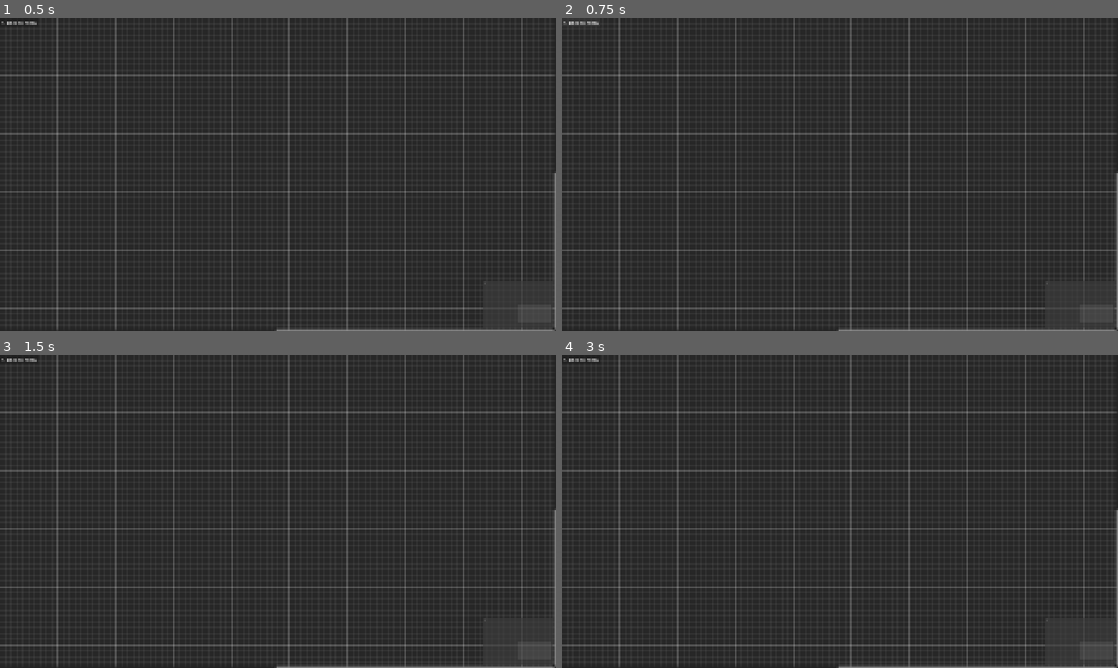
Above: before the commit, frames 1-4 (two rows, left to right).
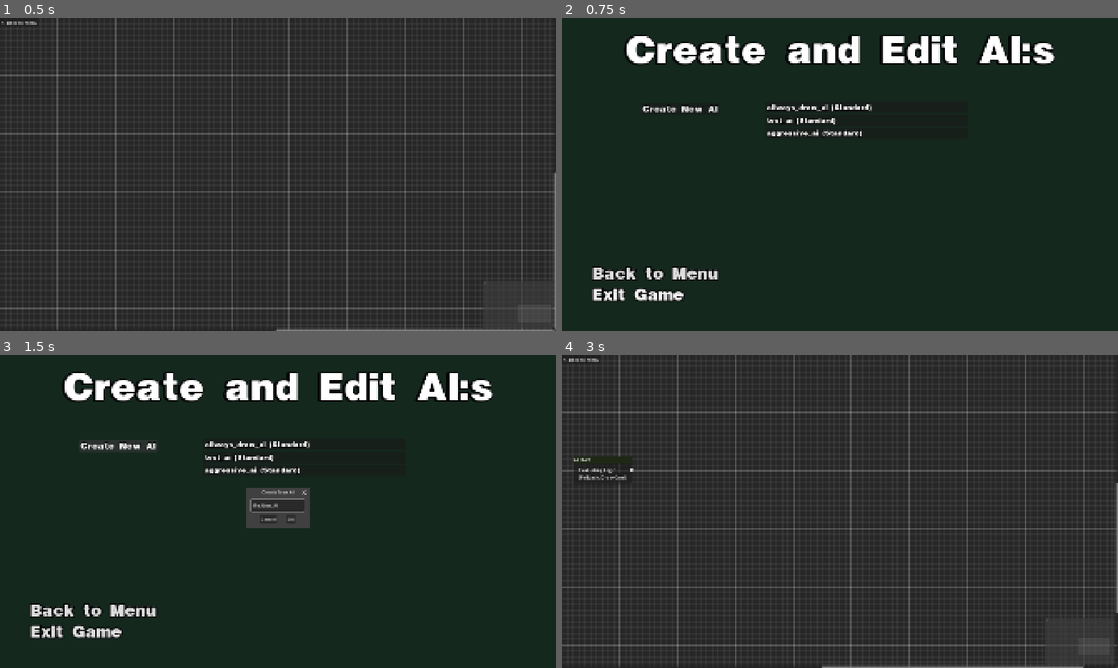
Above: after the commit, the same moments.

Repository: JontePonte/UNO-utlimate-ai-simulator
Game: Godot game, scene res://ai_editor/AIEditor.tscn
Same seed, same stepped clock (60 frames per second), same inputs: the game is played once before the commit and once after it. This scene is started directly instead of the project's main scene.
Inputs (mouse positions are in pixels of both pictures, inside the frame that each line leads up to):
- Up to frame 1 (0.5 s): no input
- Up to frame 2 (0.75 s): click "<- Back to Menu" at 0.5 s
- Up to frame 3 (1.5 s): click (116, 445) at 1.25 s, where only the run after the commit has a clickable "Create New AI"
- Up to frame 4 (3 s): click (678, 445) at 2 s, where only the run after the commit has a clickable "Create New AI"; click (851, 517) at 2.75 s, where only the run after the commit has a clickable "OK"

Frame 1 is identical in both runs. In frame 2, 54% of the frame differs, in the area x 0-100%, y 0-100%; in frame 3, 54%; in frame 4, 0.4%.

Commit message:
More qol fixes in editor

Diff:
--- a/uno-ultimate-ai-simulator/ai_editor/AIEditor.tscn
+++ b/uno-ultimate-ai-simulator/ai_editor/AIEditor.tscn
@@ -27,6 +27,7 @@
 grow_vertical = 2
 theme_override_styles/panel = SubResource("StyleBoxFlat_045bj")
 scroll_offset = Vector2(-40, -40)
+right_disconnects = true
 show_menu = false
 
 [node name="MarginContainer" type="MarginContainer" parent="." unique_id=2041601459]
--- a/uno-ultimate-ai-simulator/ai_editor/ai_editor.gd
+++ b/uno-ultimate-ai-simulator/ai_editor/ai_editor.gd
@@ -19,6 +19,7 @@
 
 	# Lyssna på när GraphEdit ber om en högerklicksmeny (popup_request)
 	graph_edit.popup_request.connect(_on_graph_edit_popup_request)
+	graph_edit.delete_nodes_request.connect(_on_delete_nodes_request)
 
 	# Sätt upp vår nya nod-meny
 	node_context_menu.add_item("Copy Node", 0)
@@ -30,6 +31,9 @@
 		_load_ai_graph(AiManager.file_to_edit)
 	else:
 		print("Ingen fil angiven, något blev fel i övergången.")
+
+	graph_edit.connection_request.connect(_on_connection_request)
+	graph_edit.disconnection_request.connect(_on_disconnection_request)
 
 # Den här funktionen kommer bygga hela trädet framöver
 func _load_ai_graph(file_name: String):
@@ -45,7 +49,7 @@
 
 	# 3. Placera den snyggt på vänster sida av duken (X=100, Y=200)
 	graph_edit.scroll_offset = Vector2.ZERO # Tvingar kameran till startpunkten
-	root.position_offset = Vector2(40, 40) # Lägger noden nära övre vänstra hörnet
+	root.position_offset = Vector2(40, 350)
 
 	root.gui_input.connect(_on_node_gui_input.bind(root))
 
@@ -53,8 +57,16 @@
 	# och lägger ut alla andra noder eleven har byggt!)
 	print("Förbereder GraphEdit för att senare läsa in: ", file_name)
 
+func _on_connection_request(from_node: StringName, from_port: int, to_node: StringName, to_port: int):
+	# Godkänn sladden och be GraphEdit att rita den permanent!
+	graph_edit.connect_node(from_node, from_port, to_node, to_port)
+
+func _on_disconnection_request(from_node: StringName, from_port: int, to_node: StringName, to_port: int):
+	# Ta bort sladden om användaren kopplar loss den
+	graph_edit.disconnect_node(from_node, from_port, to_node, to_port)
+
 func _on_back_button_pressed():
-	get_tree().change_scene_to_file("res://menus/CreateAndEditMenu.tscn")
+	get_tree().change_scene_to_file("res://menus/CreateAndEditAI.tscn")
 
 func _on_graph_edit_popup_request(p_position: Vector2):
 	# Spara positionen där musen är just nu
@@ -80,6 +92,10 @@
 	# Koll om det är ett högerklick!
 	if event is InputEventMouseButton and event.button_index == MOUSE_BUTTON_RIGHT and event.pressed:
 		node.accept_event()
+
+		if node.name == "RootNode" or node.title == "AI Start":
+			return # Hoppa ur funktionen direkt
+
 		node_to_edit = node # Spara noden vi klickade på
 
 		# Flytta menyn till musen och visa den
@@ -116,3 +132,25 @@
 		# Nu är det säkert att radera noden!
 		node_to_edit.queue_free()
 		node_to_edit = null
+
+func _on_delete_nodes_request(nodes: Array[StringName]):
+	# Godot ger oss en lista med namnen på alla noder som var markerade
+	for node_name in nodes:
+		# Hitta själva noden baserat på namnet
+		var node_to_delete = graph_edit.get_node_or_null(NodePath(node_name))
+
+		if node_to_delete == null:
+			continue # Om noden redan är borta, hoppa till nästa
+
+		# VÅRT SKYDDSNÄT: Radera ALDRIG startnoden!
+		if node_to_delete.name == "RootNode" or node_to_delete.title == "AI Start":
+			print("Nice try, men du får inte radera startnoden!")
+			continue
+
+		# 1. Klipp alla sladdar först (precis som i högerklicksmenyn)
+		for conn in graph_edit.get_connection_list():
+			if conn["from_node"] == node_name or conn["to_node"] == node_name:
+				graph_edit.disconnect_node(conn["from_node"], conn["from_port"], conn["to_node"], conn["to_port"])
+
+		# 2. Radera noden!
+		node_to_delete.queue_free()
